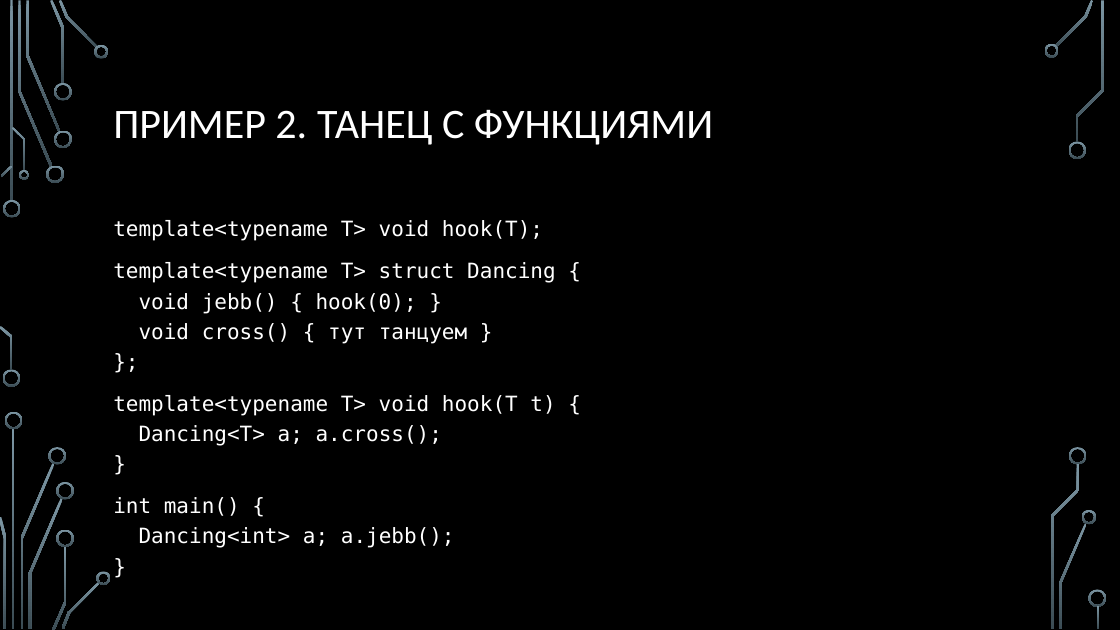
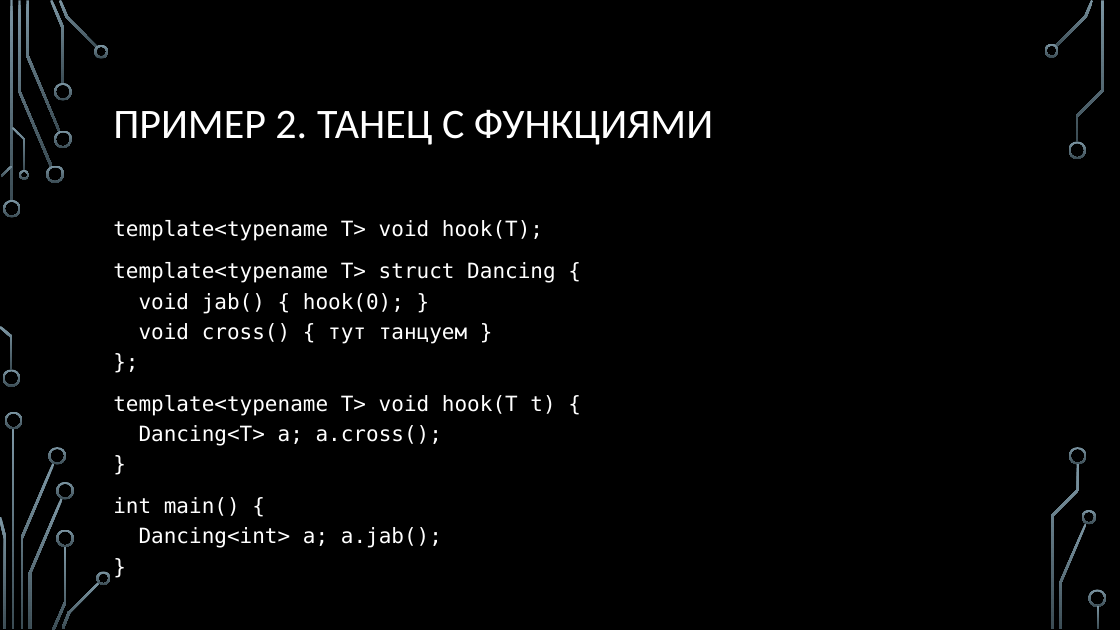
Before and after one commit to MIPT-ILab/cpp-lects-rus, a slide deck: slide 30 of slides/lec2-8-sfinae.pptx. Drawn at 1120x630 pixels with LibreOffice and Linux fonts; fonts in the diff are those of the drawing; background and template pictures are left out. Boxes give left, top, right and bottom in pixels: in the first picture for what was removed or moved away, otherwise in the second. Text is boxed around its words. In the diff, an @@ line names an element or a change of style, - is before the commit and + after.

```diff
--- a/slides/lec2-8-sfinae.pptx
+++ b/slides/lec2-8-sfinae.pptx
@@ text at [113, 262, 555, 344]: text changed @@
-template<typename T> struct Dancing {
-void jebb() { hook(0); }
-void cross() { тут танцуем }
-};
+template<typename T> struct Dancing {
+void jab() { hook(0); }
+void cross() { тут танцуем }
+};
@@ text at [113, 497, 442, 548]: text changed @@
-int main() {
-Dancing<int> a; a.jebb();
-}
+int main() {
+Dancing<int> a; a.jab();
+}
```
Also in this commit, not shown: 20 other slides changed, 8 slides added, 9 other files.
